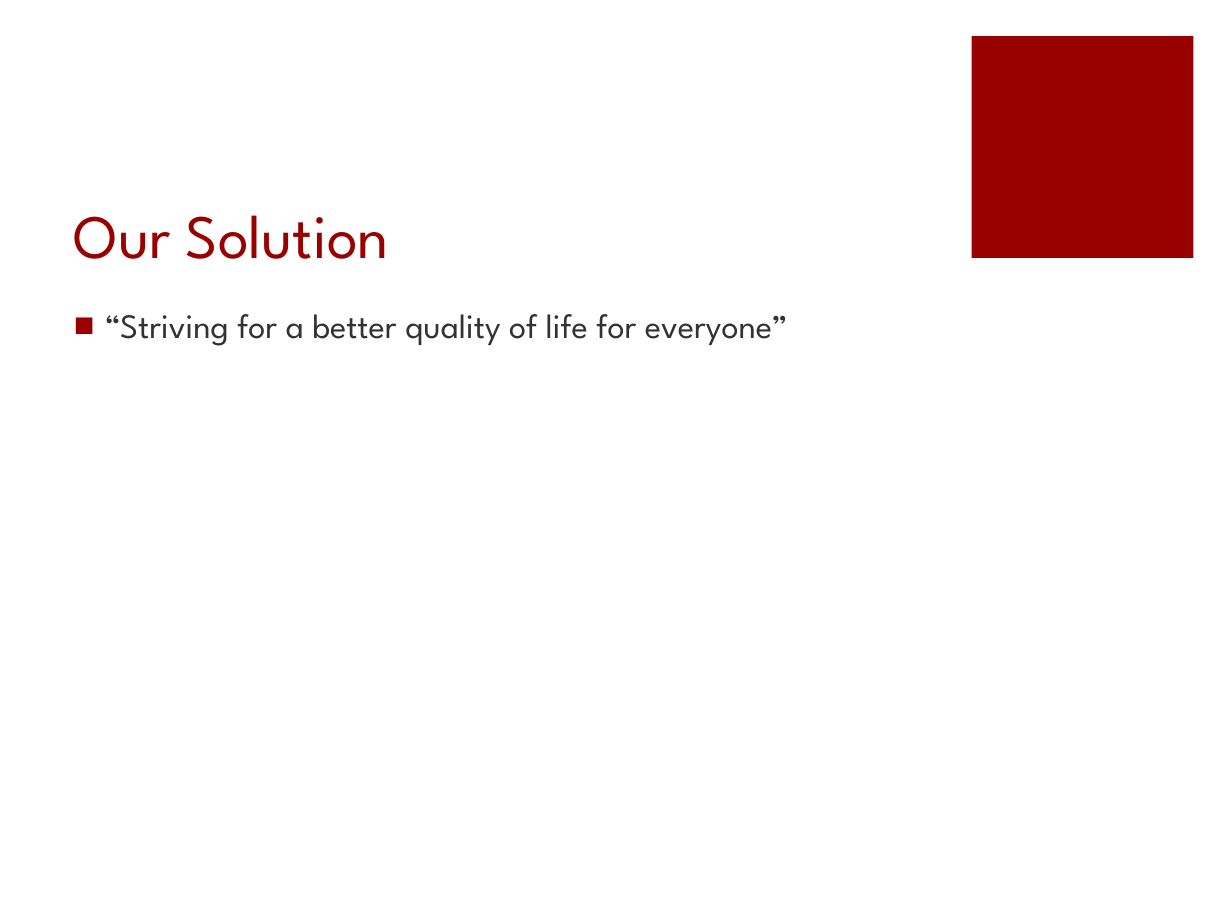
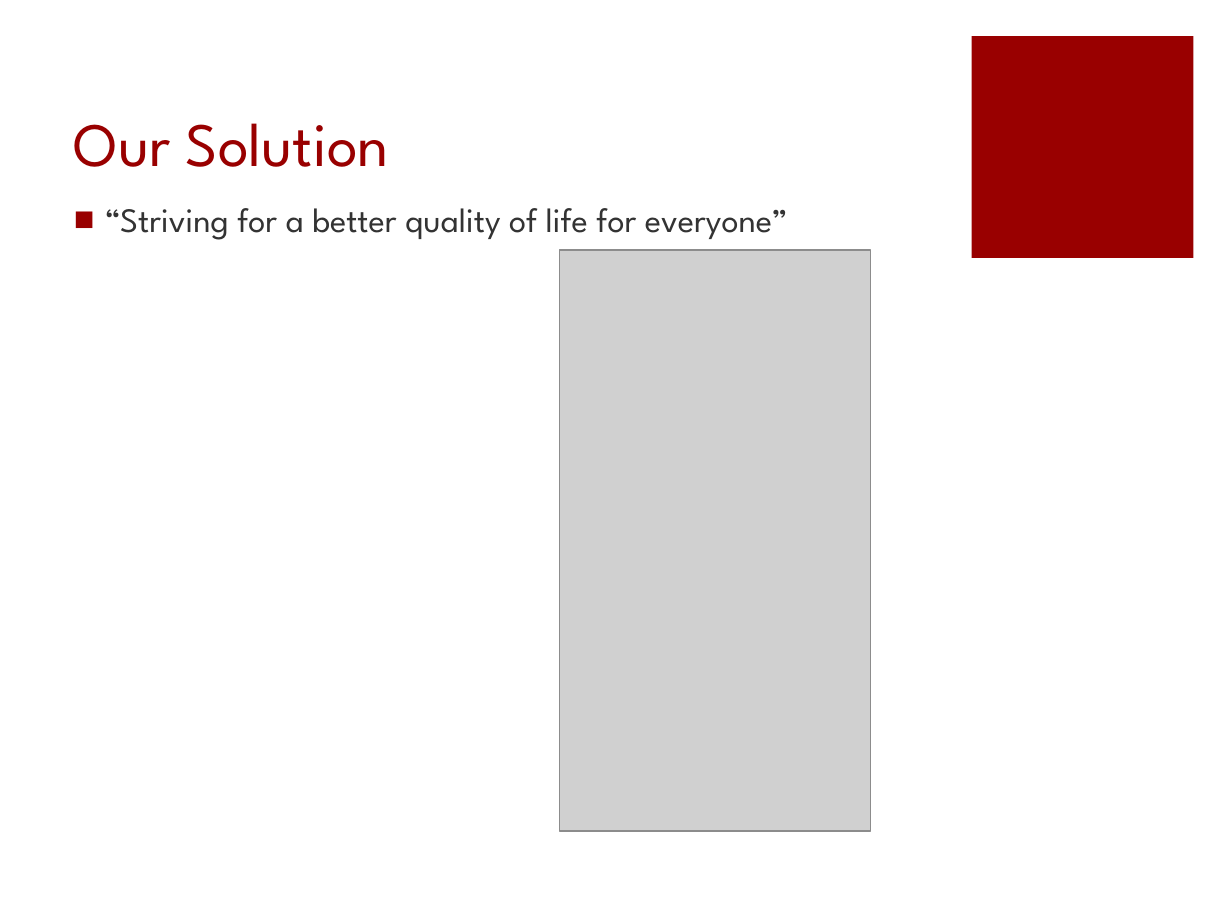
Before and after one commit to Tampa2016/team-3, a slide deck: slide 5 of Team3Presentation.pptx. Drawn at 1232x924 pixels with LibreOffice and Linux fonts; fonts in the diff are those of the drawing; grey boxes stand for pictures. Boxes give left, top, right and bottom in pixels: in the first picture for what was removed or moved away, otherwise in the second. Text is boxed around its words. In the diff, an @@ line names an element or a change of style, - is before the commit and + after.

```diff
--- a/Team3Presentation.pptx
+++ b/Team3Presentation.pptx
@@ title "Our Solution": place and size @@
-title "Our Solution" at (74, 215, 389, 259)
+title "Our Solution" at (74, 123, 389, 167)
@@ text "“Striving for a better quality ...": place and size @@
-text "“Striving for a better quality ..." at (105, 314, 788, 346)
+text "“Striving for a better quality ..." at (105, 208, 788, 240)
@@ picture added at (559, 250, 870, 832) @@
```
Also in this commit, not shown: 2 other files.
